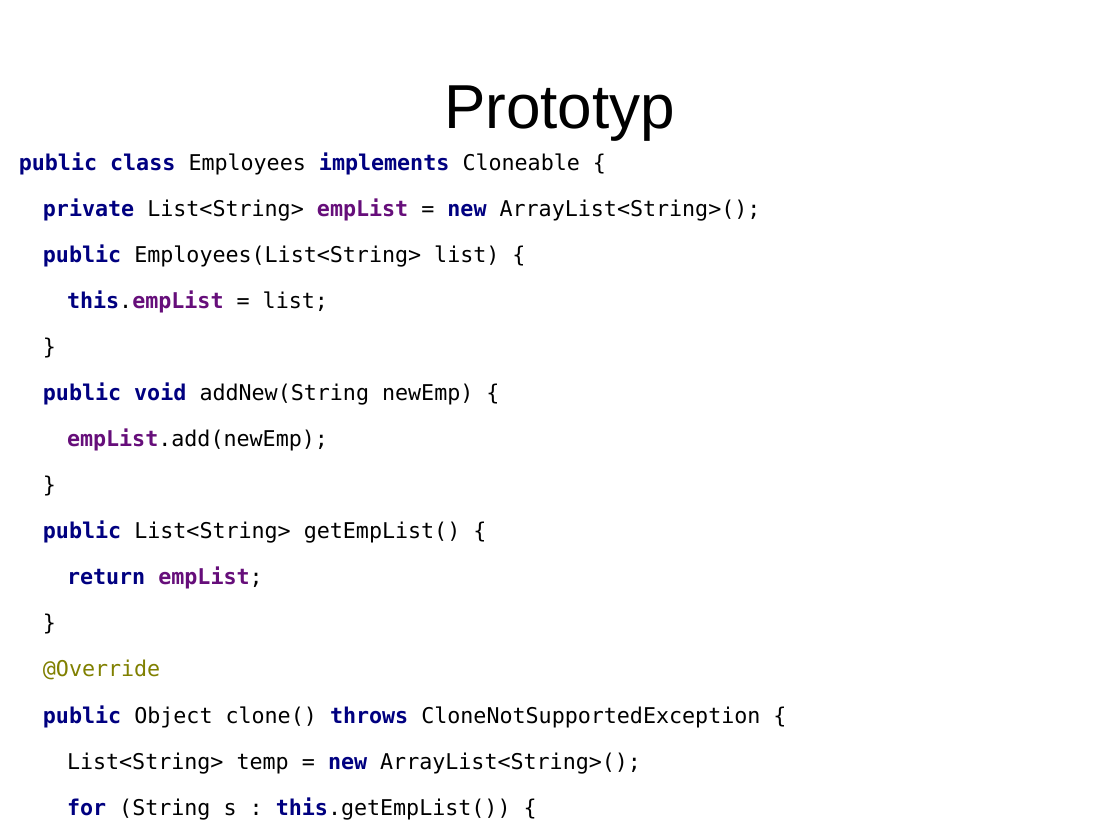
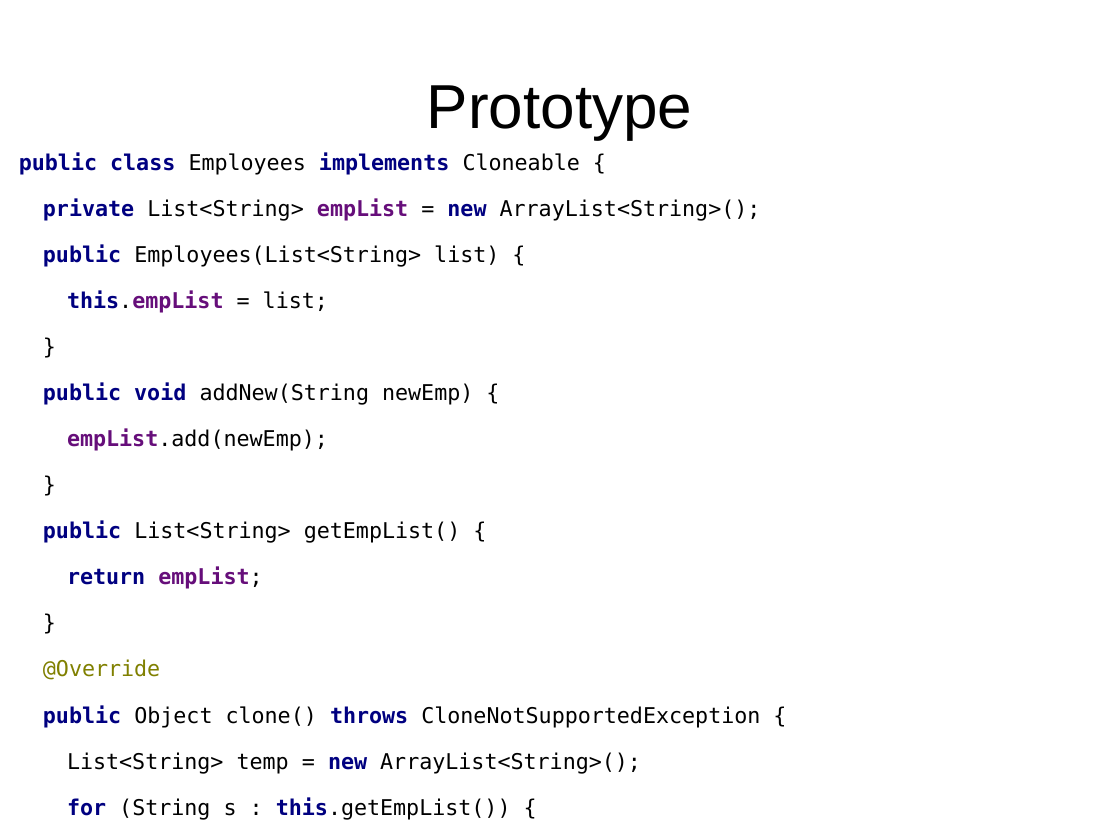
Before and after one commit to anicos/wzorce-projektowe-prezentacja, a slide deck: slide 47 of Part_1.odp. Drawn at 1120x840 pixels with LibreOffice and Linux fonts; fonts in the diff are those of the drawing. Boxes give left, top, right and bottom in pixels: in the first picture for what was removed or moved away, otherwise in the second. Text is boxed around its words. In the diff, an @@ line names an element or a change of style, - is before the commit and + after.

```diff
--- a/Part_1.odp
+++ b/Part_1.odp
@@ title at bbox=[427, 85, 692, 139]: text changed @@
-Prototyp
+Prototype
```
Also in this commit, not shown: 9 other slides changed, 1 other file.
